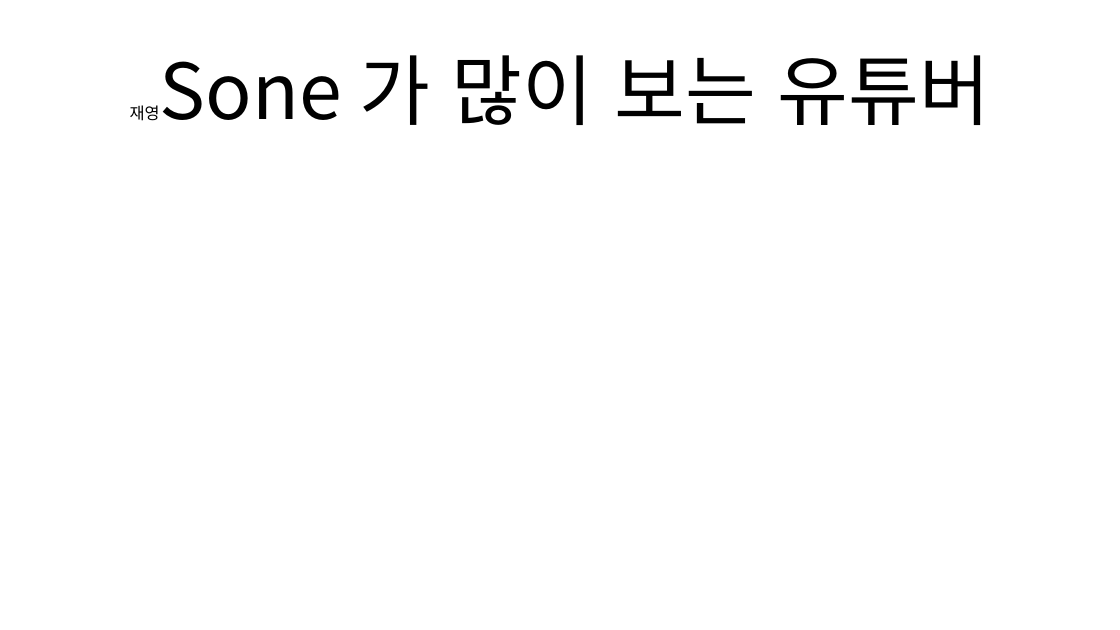
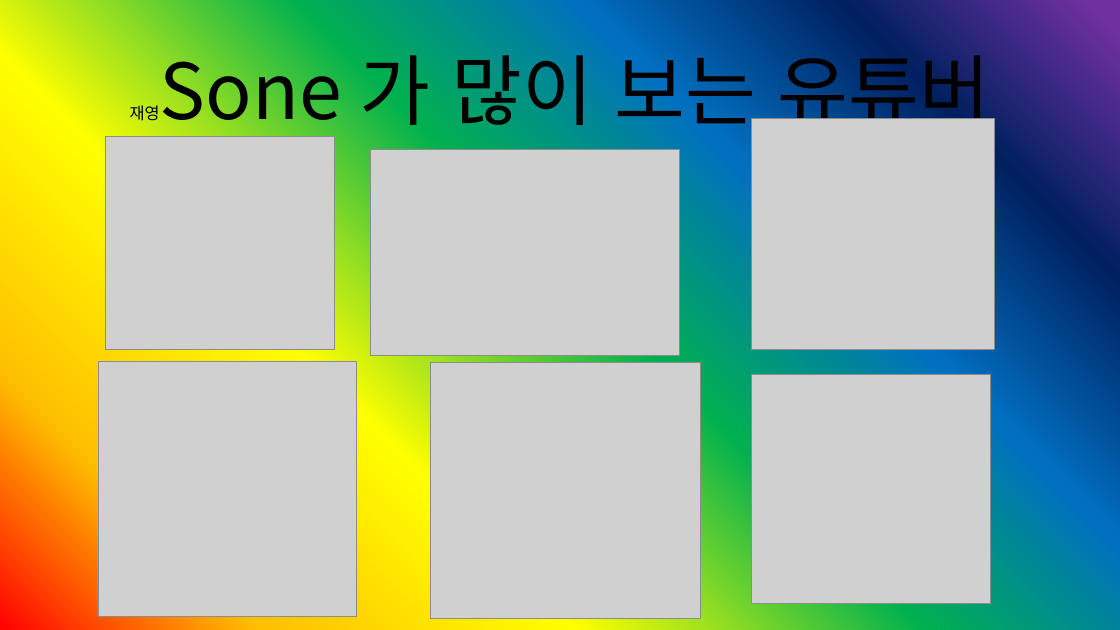
Before and after one commit to domangga/-incomplete, a slide deck: slide 6 of 재영Sone 의 자존감 올리는.pptx. Drawn at 1120x630 pixels with LibreOffice and Linux fonts; fonts in the diff are those of the drawing; grey boxes stand for pictures. Boxes give left, top, right and bottom in pixels: in the first picture for what was removed or moved away, otherwise in the second. Text is boxed around its words. In the diff, an @@ line names an element or a change of style, - is before the commit and + after.

```diff
--- a/재영Sone 의 자존감 올리는.pptx
+++ b/재영Sone 의 자존감 올리는.pptx
@@ background #FFFFFF to gradient #FF0000 to #FFC000 to #FFFF00 to #00B050 to #0070C0 to #002060 to #7030A0 @@
@@ picture added at [751, 118, 995, 350] @@
@@ picture added at [106, 136, 334, 350] @@
@@ picture added at [371, 150, 679, 355] @@
@@ picture added at [98, 361, 356, 617] @@
@@ picture added at [430, 362, 701, 618] @@
@@ picture added at [751, 374, 991, 603] @@
```
Also in this commit, not shown: 1 other slide changed, 5 slides added.
